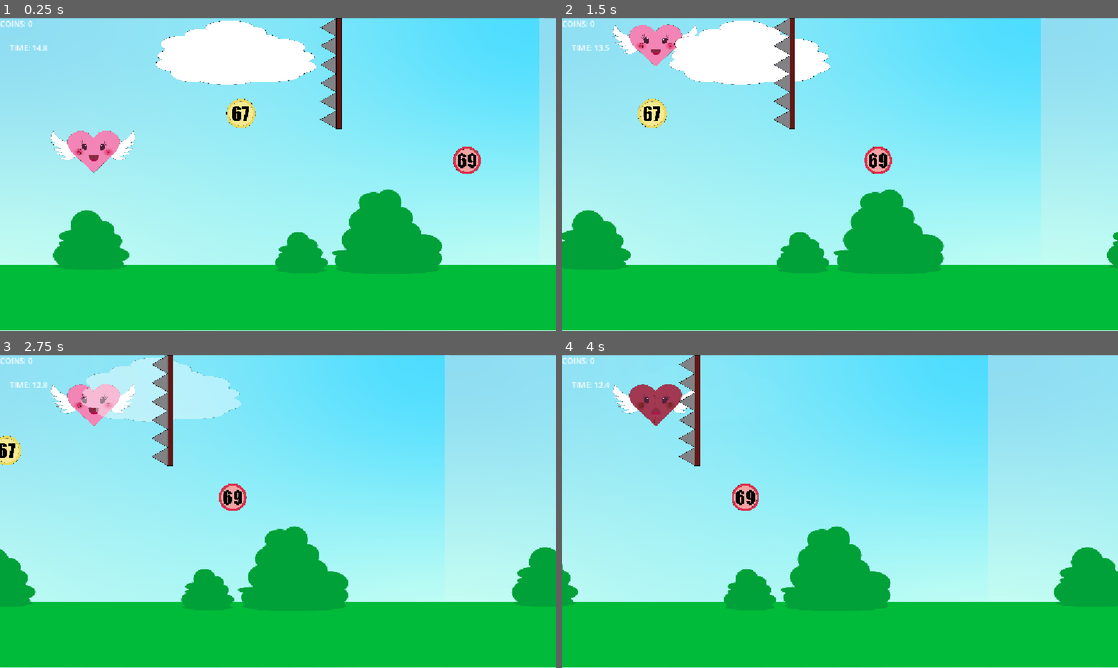
Above: before the commit, frames 1-4 (two rows, left to right).
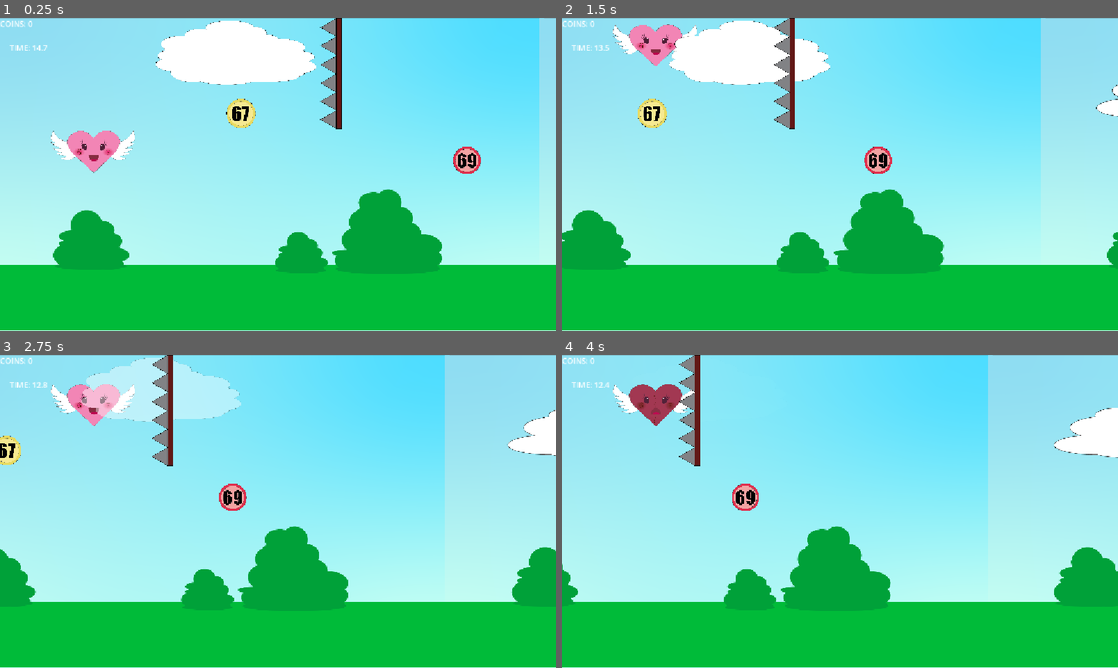
Above: after the commit, the same moments.

Repository: leadomic0909/bounce-back-67
Game: Godot game, scene res://BounceBack67.tscn
Same seed, same stepped clock (60 frames per second), same inputs: the game is played once before the commit and once after it.
Inputs:
- Up to frame 1 (0.25 s): no input
- Up to frame 2 (1.5 s): hold Up (ui_up) 0.53-1.28 s; hold Down (ui_down) from 1.28 s (still down)
- Up to frame 3 (2.75 s): release Down (ui_down) at 2.03 s; hold Up (ui_up) from 2.03 s (still down)
- Up to frame 4 (4 s): release Up (ui_up) at 3.53 s; hold Down (ui_down) from 3.53 s (still down)

The runs differ from the first frame. In frame 1, less than 0.1% of the frame differs, in the area x 7-9%, y 8-11%; in frame 2, 0.2%; in frame 3, 0.8%; in frame 4, 1.2%, in the area x 88-100%, y 16-33%.

Commit message:
aaaaaaaaaaaaaaaaaaaaaaa

Diff:
--- a/BounceBack67.tscn
+++ b/BounceBack67.tscn
@@ -5,23 +5,20 @@
 [ext_resource type="Script" uid="uid://n4jjkxjemm" path="res://player.gd" id="1_f6wta"]
 [ext_resource type="Texture2D" uid="uid://bdc17ixgknhe5" path="res://Background1.png" id="1_v84gk"]
 [ext_resource type="Texture2D" uid="uid://xfm07y5f4m8o" path="res://Player-pravi.png" id="3_d3vrx"]
-[ext_resource type="Texture2D" uid="uid://cyienowca8bm2" path="res://prepreka.png" id="4_d3vrx"]
-[ext_resource type="Script" uid="uid://dk2ku4vvenyq8" path="res://prepreka_1.gd" id="5_svhgf"]
-[ext_resource type="Texture2D" uid="uid://cex5fq7vonq7c" path="res://67coin.png" id="5_tgtej"]
 [ext_resource type="Texture2D" uid="uid://cti12jc0ygmyk" path="res://Player-mrtvi.png" id="7_32qau"]
-[ext_resource type="Script" uid="uid://cynw0xyho867b" path="res://coin_67,69.gd" id="7_551f8"]
-[ext_resource type="Texture2D" uid="uid://7argp4mn3avj" path="res://evil67.png" id="7_b8312"]
+[ext_resource type="PackedScene" uid="uid://bf8qk47yk2f8k" path="res://coin.tscn" id="10_0i75u"]
 [ext_resource type="PackedScene" uid="uid://wm2e8vne186c" path="res://oblak.tscn" id="10_32qau"]
-
-[sub_resource type="CircleShape2D" id="CircleShape2D_dudcw"]
-radius = 186.44629
-
-[sub_resource type="CircleShape2D" id="CircleShape2D_pv2l2"]
-radius = 193.62386
+[ext_resource type="PackedScene" uid="uid://djrjt23hjwcwc" path="res://prepreka.tscn" id="11_32qau"]
+[ext_resource type="PackedScene" uid="uid://d1t5fihbn5tmv" path="res://coinbad.tscn" id="12_0i75u"]
+[ext_resource type="PackedScene" uid="uid://delpwsq2fkg2x" path="res://oblak_2.tscn" id="13_i64ua"]
+[ext_resource type="Script" uid="uid://bknjmbttoj23m" path="res://oblak_2.gd" id="14_j21w0"]
 
 [node name="Node2D" type="Node2D" unique_id=1078858180]
 script = ExtResource("1_551f8")
+oblakb_scene = ExtResource("13_i64ua")
 oblak_scene = ExtResource("10_32qau")
+coin_scene = ExtResource("10_0i75u")
+coinbad_scene = ExtResource("12_0i75u")
 
 [node name="ParallaxBackground" type="ParallaxBackground" parent="." unique_id=23149043]
 script = ExtResource("1_b8312")
@@ -54,47 +51,15 @@
 scale = Vector2(0.274, 0.256)
 texture = ExtResource("7_32qau")
 
-[node name="prepreka1" type="Area2D" parent="." unique_id=1961751143]
-z_index = 2
-script = ExtResource("5_svhgf")
+[node name="prepreka" parent="." unique_id=587180388 instance=ExtResource("11_32qau")]
 
-[node name="prepreka1" type="Sprite2D" parent="prepreka1" unique_id=2122072781]
-position = Vector2(731, 115)
-scale = Vector2(0.33599666, 0.33599663)
-texture = ExtResource("4_d3vrx")
-
-[node name="CollisionPolygon2D" type="CollisionPolygon2D" parent="prepreka1" unique_id=2000370067]
-position = Vector2(731, 115)
-scale = Vector2(0.33599666, 0.33599663)
-polygon = PackedVector2Array(29.762207, 0, -65.47681, -56.548187, 32.738525, -113.096375, -68.453125, -172.62077, 29.762207, -229.16895, -65.47681, -285.71713, 35.7146, -342.26532, 62.500732, -345.24155, 65.47681, 339.28906, 29.762207, 339.28906, -65.47681, 279.7647, 35.7146, 223.21649, -68.453125, 169.64453, 29.762207, 116.07257, -65.47681, 56.548187)
-
-[node name="coin67" type="Area2D" parent="." unique_id=1387061665]
-script = ExtResource("7_551f8")
-
-[node name="coin" type="Sprite2D" parent="coin67" unique_id=26272759]
-position = Vector2(562.00006, 198)
-scale = Vector2(0.16090426, 0.16090426)
-texture = ExtResource("5_tgtej")
-
-[node name="CollisionShape2D" type="CollisionShape2D" parent="coin67" unique_id=802038]
-position = Vector2(562, 198)
-scale = Vector2(0.16090426, 0.16090426)
-shape = SubResource("CircleShape2D_dudcw")
+[node name="preprekaTimer" type="Timer" parent="." unique_id=855428599]
+wait_time = 12.424999999999999
+autostart = true
 
 [node name="oblak" parent="." unique_id=1448474349 instance=ExtResource("10_32qau")]
 
-[node name="69" type="Area2D" parent="." unique_id=221863669]
-script = ExtResource("7_551f8")
-
-[node name="Sprite2D" type="Sprite2D" parent="69" unique_id=1581131645]
-position = Vector2(1030, 295)
-scale = Vector2(0.1501305, 0.15013048)
-texture = ExtResource("7_b8312")
-
-[node name="CollisionShape2D" type="CollisionShape2D" parent="69" unique_id=1402542791]
-position = Vector2(1030, 295)
-scale = Vector2(0.1501305, 0.15013048)
-shape = SubResource("CircleShape2D_pv2l2")
+[node name="coinbad" parent="." unique_id=2012743329 instance=ExtResource("12_0i75u")]
 
 [node name="UI" type="CanvasLayer" parent="." unique_id=252889850]
 
@@ -103,8 +68,29 @@
 offset_bottom = 42.0
 
 [node name="OblakTimer" type="Timer" parent="." unique_id=173924474]
-wait_time = 5.275
+wait_time = 8.546
 autostart = true
 
-[connection signal="body_entered" from="prepreka1" to="prepreka1" method="_on_body_entered"]
+[node name="CoinTimer" type="Timer" parent="." unique_id=1063885563]
+wait_time = 2.5
+autostart = true
+
+[node name="oblakb" parent="." unique_id=1332552229 instance=ExtResource("13_i64ua")]
+position = Vector2(-278, -70)
+script = ExtResource("14_j21w0")
+
+[node name="Oblak2Timer" type="Timer" parent="." unique_id=113442535]
+wait_time = 6.189
+autostart = true
+
+[node name="CoinbadTimer" type="Timer" parent="." unique_id=704258558]
+wait_time = 2.488
+autostart = true
+
+[node name="coin67" parent="." unique_id=1726355747 instance=ExtResource("10_0i75u")]
+
+[connection signal="timeout" from="preprekaTimer" to="." method="_on_prepreka_timer_timeout"]
 [connection signal="timeout" from="OblakTimer" to="." method="_on_oblak_timer_timeout"]
+[connection signal="timeout" from="CoinTimer" to="." method="_on_coin_timer_timeout"]
+[connection signal="timeout" from="Oblak2Timer" to="." method="_on_oblak_2_timer_timeout"]
+[connection signal="timeout" from="CoinbadTimer" to="." method="_on_coin_69_timer_timeout"]
--- a/bounce_back_67.gd
+++ b/bounce_back_67.gd
@@ -1,6 +1,12 @@
 extends Node2D
 
+@export var oblakb_scene: PackedScene
 @export var oblak_scene: PackedScene
+@export var coin_scene: PackedScene
+@export var coinbad_scene: PackedScene
+
+
+
 
 func _on_oblak_timer_timeout():
 	var oblak = oblak_scene.instantiate()
@@ -10,5 +16,44 @@
 
 	oblak.position = Vector2(
 		screen_size.x + 100,
-		randf_range(50, screen_size.y * 0.4)
+		randf_range(50, 150)
 	)
+
+func _on_coin_timer_timeout():
+	var coin = coin_scene.instantiate()
+	add_child(coin)
+
+	var screen_size = get_viewport_rect().size
+
+	coin.position = Vector2(
+		screen_size.x + 50,
+		randf_range(50, screen_size.y - 50)
+	)
+
+
+
+
+
+
+func _on_oblak_2_timer_timeout():
+		var oblakb = oblakb_scene.instantiate()
+		add_child(oblakb)
+
+		var screen_size = get_viewport_rect().size
+
+		oblakb.position = Vector2(
+		screen_size.x + 100,
+		randf_range(50, 150)
+	)
+
+
+func _on_coin_69_timer_timeout():
+	var coinbad = coinbad_scene.instantiate()
+	add_child(coinbad)
+
+	var screen_size = get_viewport_rect().size
+
+	coinbad.position = Vector2(
+		screen_size.x + 50,
+		randf_range(50, screen_size.y - 50)
+	)
--- /dev/null
+++ b/coin.tscn
@@ -0,0 +1,20 @@
+[gd_scene format=3 uid="uid://bf8qk47yk2f8k"]
+
+[ext_resource type="Script" uid="uid://cynw0xyho867b" path="res://coin_67,69.gd" id="1_0t63x"]
+[ext_resource type="Texture2D" uid="uid://cex5fq7vonq7c" path="res://67coin.png" id="1_d5gmh"]
+
+[sub_resource type="CircleShape2D" id="CircleShape2D_dudcw"]
+radius = 186.44629
+
+[node name="coin67" type="Area2D" unique_id=1726355747]
+script = ExtResource("1_0t63x")
+
+[node name="coin" type="Sprite2D" parent="." unique_id=852897642]
+position = Vector2(562.00006, 198)
+scale = Vector2(0.16090426, 0.16090426)
+texture = ExtResource("1_d5gmh")
+
+[node name="CollisionShape2D" type="CollisionShape2D" parent="." unique_id=1597308807]
+position = Vector2(562, 198)
+scale = Vector2(0.16090426, 0.16090426)
+shape = SubResource("CircleShape2D_dudcw")
--- a/coin_67,69.gd
+++ b/coin_67,69.gd
@@ -2,7 +2,6 @@
 
 static var count = 0
 static var finished = false
-
 var coin_speed = 250.0
 
 var count_label: Label = null
@@ -10,71 +9,63 @@
 var game_timer: Timer = null
 
 func _ready():
-	setup_ui_and_timer()
-	update_count()
+	add_to_group("coins")
 	if not body_entered.is_connected(_on_body_entered):
 		body_entered.connect(_on_body_entered)
+	setup_ui()
+	update_count()
 
-func setup_ui_and_timer():
-	# Pronađi ili stvori UI sloj preko koda
-	var ui = get_node_or_null("../UI")
+func setup_ui():
+	var parent = get_parent()
+	if not parent:
+		return
+	var ui = parent.get_node_or_null("UI")
 	if not ui:
 		ui = CanvasLayer.new()
 		ui.name = "UI"
-		get_parent().add_child(ui)
-
-	# Pronađi ili stvori Label za bodove
+		parent.add_child(ui)
 	count_label = ui.get_node_or_null("Count")
 	if not count_label:
 		count_label = Label.new()
 		count_label.name = "Count"
 		count_label.position = Vector2(20, 20)
 		ui.add_child(count_label)
-
-	# Pronađi ili stvori Label za vrijeme
 	timer_label = ui.get_node_or_null("Timer")
 	if not timer_label:
 		timer_label = Label.new()
 		timer_label.name = "Timer"
 		timer_label.position = Vector2(20, 50)
 		ui.add_child(timer_label)
-
-	# Stvori pravi Godot Timer preko koda (ako već ne postoji) da radi neovisno o novčićima
 	game_timer = ui.get_node_or_null("GameTimer")
 	if not game_timer:
 		game_timer = Timer.new()
 		game_timer.name = "GameTimer"
-		game_timer.wait_time = 15.0 # Vrijeme u sekundama
+		game_timer.wait_time = 15.0
 		game_timer.one_shot = true
 		ui.add_child(game_timer)
-		game_timer.timeout.connect(_on_timer_timeout)
+		game_timer.timeout.connect(_on_global_timer_timeout)
 		game_timer.start()
 
 func _process(delta):
 	if finished:
 		return
 
-	# Pomicanje novčića
 	position.x -= coin_speed * delta
 
-	# Ažuriranje teksta tajmera na ekranu
-	if game_timer and not game_timer.is_stopped() and timer_label:
-		timer_label.text = "TIME: " + String.num(game_timer.time_left, 1)
+	if timer_label and game_timer:
+		timer_label.text = "TIME: " + "%.1f" % game_timer.time_left
 
 func _on_body_entered(body):
 	if finished:
 		return
 
 	if body.name == "Player":
-		if name == "coin69" or name == "69":
+		if name == "coin69" or name == "69" or name.to_lower().contains("69"):
 			count -= 2
-			if count < 0:
-				count = 0 # Sprečava minus bodove
 			print("KAZNA! Uhvatio si 69, oduzeto -2 boda.")
 		else:
 			count += 1
 			print("NOVČIĆ SKUPLJEN! +1 bod")
-
 		update_count()
 		queue_free()
 
@@ -82,10 +73,8 @@
 	if count_label:
 		count_label.text = "COINS: " + str(count)
 
-func _on_timer_timeout():
-	if finished:
-		return
+func _on_global_timer_timeout():
 	finished = true
 	if timer_label:
 		timer_label.text = "TIME: 0.0"
-	print("VRIJEME JE ISTEKLO! GAME OVER!")
+	print("VRIJEME JE ISTEKLO!")
--- /dev/null
+++ b/coinbad.tscn
@@ -0,0 +1,20 @@
+[gd_scene format=3 uid="uid://d1t5fihbn5tmv"]
+
+[ext_resource type="Script" uid="uid://cynw0xyho867b" path="res://coin_67,69.gd" id="1_dbhk5"]
+[ext_resource type="Texture2D" uid="uid://7argp4mn3avj" path="res://evil67.png" id="2_wppnu"]
+
+[sub_resource type="CircleShape2D" id="CircleShape2D_pv2l2"]
+radius = 193.62386
+
+[node name="69" type="Area2D" unique_id=2012743329]
+script = ExtResource("1_dbhk5")
+
+[node name="Sprite2D" type="Sprite2D" parent="." unique_id=899732982]
+position = Vector2(1030, 295)
+scale = Vector2(0.1501305, 0.15013048)
+texture = ExtResource("2_wppnu")
+
+[node name="CollisionShape2D" type="CollisionShape2D" parent="." unique_id=103089769]
+position = Vector2(1030, 295)
+scale = Vector2(0.1501305, 0.15013048)
+shape = SubResource("CircleShape2D_pv2l2")
--- /dev/null
+++ b/oblak_2.gd
@@ -0,0 +1,31 @@
+extends Area2D
+
+
+@export var speed = 80
+
+func _process(delta):
+	position.x -= speed*delta
+
+var disappearing = false
+
+func _on_body_entered(body):
+	print("Nešto je dotaknulo oblak")
+
+	if body.has_method("slow_down"):
+		print("Pozvana je funkcija")
+		body.slow_down()
+
+	if body.name == "Player" and not disappearing:
+		disappearing = true
+		set_deferred("monitoring", false)
+
+		body.can_move = false
+
+		var tween = create_tween()
+		tween.tween_property(self, "modulate:a", 0.0, 1.0)
+
+		await tween.finished
+
+		body.can_move = true
+
+		queue_free()
--- /dev/null
+++ b/oblak_2.tscn
@@ -0,0 +1,13 @@
+[gd_scene format=3 uid="uid://delpwsq2fkg2x"]
+
+[ext_resource type="Texture2D" uid="uid://nebdu14t3fjf" path="res://oblak2.png" id="1_vo1iy"]
+
+[node name="oblak2" type="Area2D" unique_id=1332552229]
+
+[node name="Sprite2D" type="Sprite2D" parent="." unique_id=766496793]
+position = Vector2(1664.0001, 231.00002)
+scale = Vector2(0.59090906, 0.59090906)
+texture = ExtResource("1_vo1iy")
+
+[node name="CollisionPolygon2D" type="CollisionPolygon2D" parent="Sprite2D" unique_id=724833809]
+polygon = PackedVector2Array(-125.23096, -45.69232, -165.84644, -20.307709, -159.07715, -3.0517578e-05, -159.07715, 18.615356, -209.84644, 38.923065, -187.84644, 54.15384, -128.61572, 55.84613, -60.92334, 72.769226, 54.153564, 67.69229, 147.23047, 54.15384, 191.23047, 27.076904, 235.23047, 15.230743, 211.53833, -5.076935, 165.84595, -11.846161, 103.23047, -22.00003, 67.69214, -42.30771, 49.07666, -60.923096, 27.07666, -60.923096, -23.692627, -71.076935, -69.384766, -69.38464)
--- /dev/null
+++ b/prepreka.tscn
@@ -0,0 +1,20 @@
+[gd_scene format=3 uid="uid://djrjt23hjwcwc"]
+
+[ext_resource type="Script" uid="uid://dk2ku4vvenyq8" path="res://prepreka_1.gd" id="1_avvrs"]
+[ext_resource type="Texture2D" uid="uid://cyienowca8bm2" path="res://prepreka.png" id="2_yys2s"]
+
+[node name="prepreka1" type="Area2D" unique_id=587180388]
+z_index = 2
+script = ExtResource("1_avvrs")
+
+[node name="prepreka1" type="Sprite2D" parent="." unique_id=314300188]
+position = Vector2(731, 115)
+scale = Vector2(0.33599666, 0.33599663)
+texture = ExtResource("2_yys2s")
+
+[node name="CollisionPolygon2D" type="CollisionPolygon2D" parent="." unique_id=596254263]
+position = Vector2(731, 115)
+scale = Vector2(0.33599666, 0.33599663)
+polygon = PackedVector2Array(29.762207, 0, -65.47681, -56.548187, 32.738525, -113.096375, -68.453125, -172.62077, 29.762207, -229.16895, -65.47681, -285.71713, 35.7146, -342.26532, 62.500732, -345.24155, 65.47681, 339.28906, 29.762207, 339.28906, -65.47681, 279.7647, 35.7146, 223.21649, -68.453125, 169.64453, 29.762207, 116.07257, -65.47681, 56.548187)
+
+[connection signal="body_entered" from="." to="." method="_on_body_entered"]
--- a/prepreka_1.gd
+++ b/prepreka_1.gd
@@ -6,7 +6,9 @@
 var game_over = false
 
 func _ready():
-	body_entered.connect(_on_body_entered)
+	pass
+#body_entered.connect(_on_body_entered)
+
 
 func _process(delta):
 	if not game_over:
Not shown, added: oblak_2.gd.uid
Not shown, added: BounceBack67.tscn15715489577.tmp
